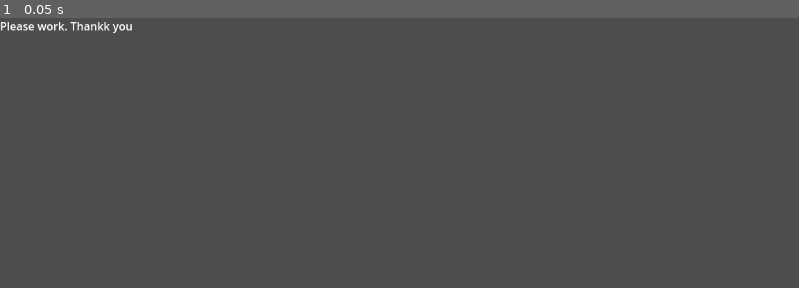
Above: before the commit, frame 1.
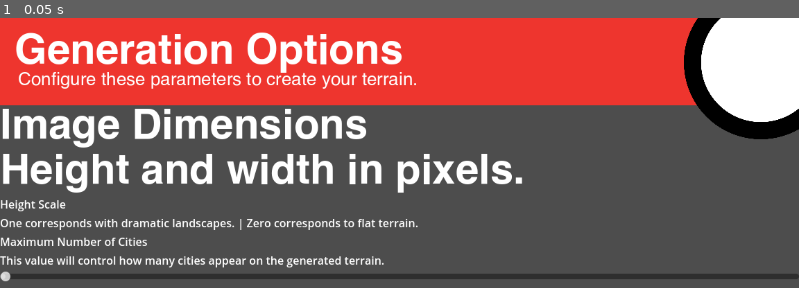
Above: after the commit, the same moment.

Repository: Train-Nerds/Train-Simulator
Game: Godot game, scene res://Scenes/start.tscn
The game is run twice, just before and just after one commit, with the same random seed, the same clock (stepped at 60 frames per second) and the same inputs. Before the commit the project starts from res://Scenes/node_2d.tscn.
Inputs:
- Up to frame 1 (0.05 s): no input

The runs differ from the first frame. In frame 1, 44% of the frame differs, in the area x 0-100%, y 0-98%.

Commit message:
Start UI began
Imported Helvetica for metro font.
Blocked out metro theme design.

Diff:
--- /dev/null
+++ b/Train Simulation/Scenes/start.tscn
@@ -0,0 +1,93 @@
+[gd_scene load_steps=4 format=3 uid="uid://c4v0py0r1jbcf"]
+
+[ext_resource type="Theme" uid="uid://6pv3nu7jn0wk" path="res://Scenes/theme.tres" id="1_qkivj"]
+[ext_resource type="FontFile" uid="uid://b1q2cdmncwl3b" path="res://helvetica-255/Helvetica.ttf" id="2_nnb02"]
+[ext_resource type="Texture2D" uid="uid://dranh72nkn84e" path="res://helvetica-255/StopIcon.png" id="3_uffmu"]
+
+[node name="Start" type="Control"]
+layout_mode = 3
+anchors_preset = 15
+anchor_right = 1.0
+anchor_bottom = 1.0
+grow_horizontal = 2
+grow_vertical = 2
+
+[node name="ColorRect" type="ColorRect" parent="."]
+layout_mode = 0
+offset_right = 1160.0
+offset_bottom = 126.0
+color = Color(0.933333, 0.207843, 0.180392, 1)
+
+[node name="GenerationOptions_text" type="RichTextLabel" parent="."]
+layout_mode = 0
+offset_left = 21.0
+offset_top = 19.0
+offset_right = 605.0
+offset_bottom = 80.0
+theme = ExtResource("1_qkivj")
+theme_type_variation = &"Title"
+text = "Generation Options"
+fit_content = true
+scroll_active = false
+
+[node name="Subtitle_text" type="RichTextLabel" parent="."]
+layout_mode = 0
+offset_left = 26.0
+offset_top = 76.0
+offset_right = 610.0
+offset_bottom = 110.0
+theme = ExtResource("1_qkivj")
+theme_type_variation = &"Subtitle"
+theme_override_fonts/normal_font = ExtResource("2_nnb02")
+theme_override_font_sizes/normal_font_size = 26
+text = "Configure these parameters to create your terrain."
+fit_content = true
+scroll_active = false
+
+[node name="StopIcon" type="Sprite2D" parent="."]
+position = Vector2(1097, 64)
+scale = Vector2(0.205556, 0.205556)
+texture = ExtResource("3_uffmu")
+
+[node name="VBoxContainer" type="VBoxContainer" parent="."]
+layout_mode = 1
+anchors_preset = -1
+anchor_top = 0.196
+anchor_right = 1.0
+anchor_bottom = 1.0
+
+[node name="ImageDimensions_text" type="RichTextLabel" parent="VBoxContainer"]
+layout_mode = 2
+theme = ExtResource("1_qkivj")
+text = "Image Dimensions"
+fit_content = true
+
+[node name="Descriptor1_text" type="RichTextLabel" parent="VBoxContainer"]
+layout_mode = 2
+theme = ExtResource("1_qkivj")
+text = "Height and width in pixels."
+fit_content = true
+
+[node name="HeightScale_text" type="RichTextLabel" parent="VBoxContainer"]
+layout_mode = 2
+text = "Height Scale"
+fit_content = true
+
+[node name="RichTextLabel" type="RichTextLabel" parent="VBoxContainer"]
+layout_mode = 2
+text = "One corresponds with dramatic landscapes. | Zero corresponds to flat terrain.
+"
+fit_content = true
+
+[node name="RichTextLabel2" type="RichTextLabel" parent="VBoxContainer"]
+layout_mode = 2
+text = "Maximum Number of Cities"
+fit_content = true
+
+[node name="RichTextLabel3" type="RichTextLabel" parent="VBoxContainer"]
+layout_mode = 2
+text = "This value will control how many cities appear on the generated terrain."
+fit_content = true
+
+[node name="HSlider" type="HSlider" parent="VBoxContainer"]
+layout_mode = 2
--- /dev/null
+++ b/Train Simulation/Scenes/theme.tres
@@ -0,0 +1,11 @@
+[gd_resource type="Theme" load_steps=3 format=3 uid="uid://6pv3nu7jn0wk"]
+
+[ext_resource type="FontFile" uid="uid://d12gdnvn6dk54" path="res://helvetica-255/Helvetica-Bold.ttf" id="1_0cxf2"]
+[ext_resource type="FontFile" uid="uid://b1q2cdmncwl3b" path="res://helvetica-255/Helvetica.ttf" id="1_2absw"]
+
+[resource]
+default_font = ExtResource("1_0cxf2")
+default_font_size = 60
+Subtitle/font_sizes/FontSize = 49
+Subtitle/fonts/Helvetica = ExtResource("1_2absw")
+Title/fonts/Font = ExtResource("1_0cxf2")
--- a/Train Simulation/project.godot
+++ b/Train Simulation/project.godot
@@ -11,7 +11,7 @@
 [application]
 
 config/name="Train Simulation"
-run/main_scene="res://Scenes/node_2d.tscn"
+run/main_scene="res://Scenes/start.tscn"
 config/features=PackedStringArray("4.2", "GL Compatibility")
 
 [rendering]
Not shown: 1 places in Train Simulation/Scenes/node_2d.tscn that only renumber resources
Binary file added: Train Simulation/helvetica-255/Helvetica-Bold.ttf
Not shown, added: Train Simulation/helvetica-255/Helvetica-Bold.ttf.import
Binary file added: Train Simulation/helvetica-255/Helvetica-BoldOblique.ttf
Not shown, added: Train Simulation/helvetica-255/Helvetica-BoldOblique.ttf.import
Binary file added: Train Simulation/helvetica-255/Helvetica-Oblique.ttf
Not shown, added: Train Simulation/helvetica-255/Helvetica-Oblique.ttf.import
Binary file added: Train Simulation/helvetica-255/Helvetica.ttf
Not shown, added: Train Simulation/helvetica-255/Helvetica.ttf.import
Binary file added: Train Simulation/helvetica-255/StopIcon.png
Not shown, added: Train Simulation/helvetica-255/StopIcon.png.import
Binary file added: Train Simulation/helvetica-255/helvetica-compressed-5871d14b6903a.otf
(and 5 more such lines)
